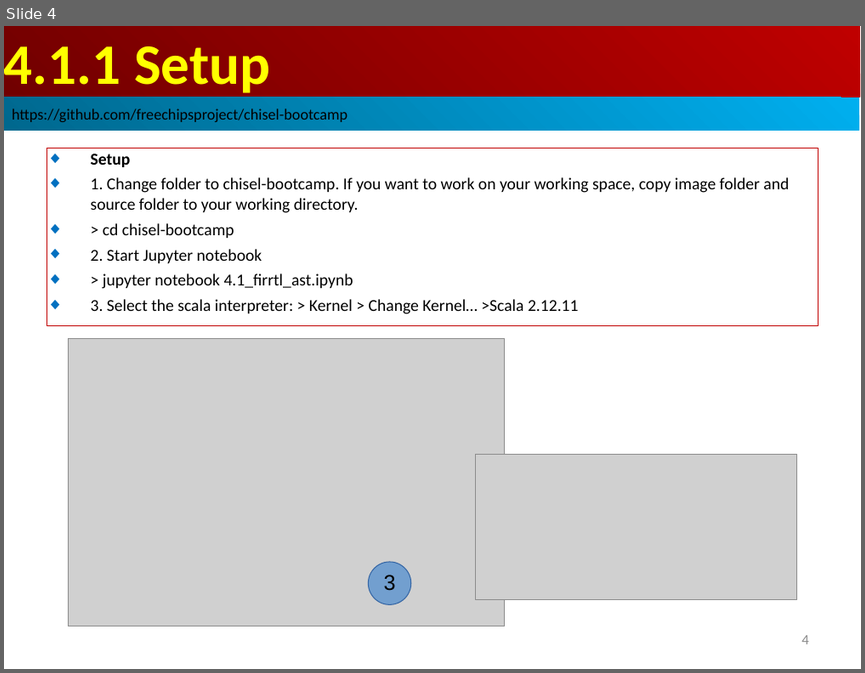
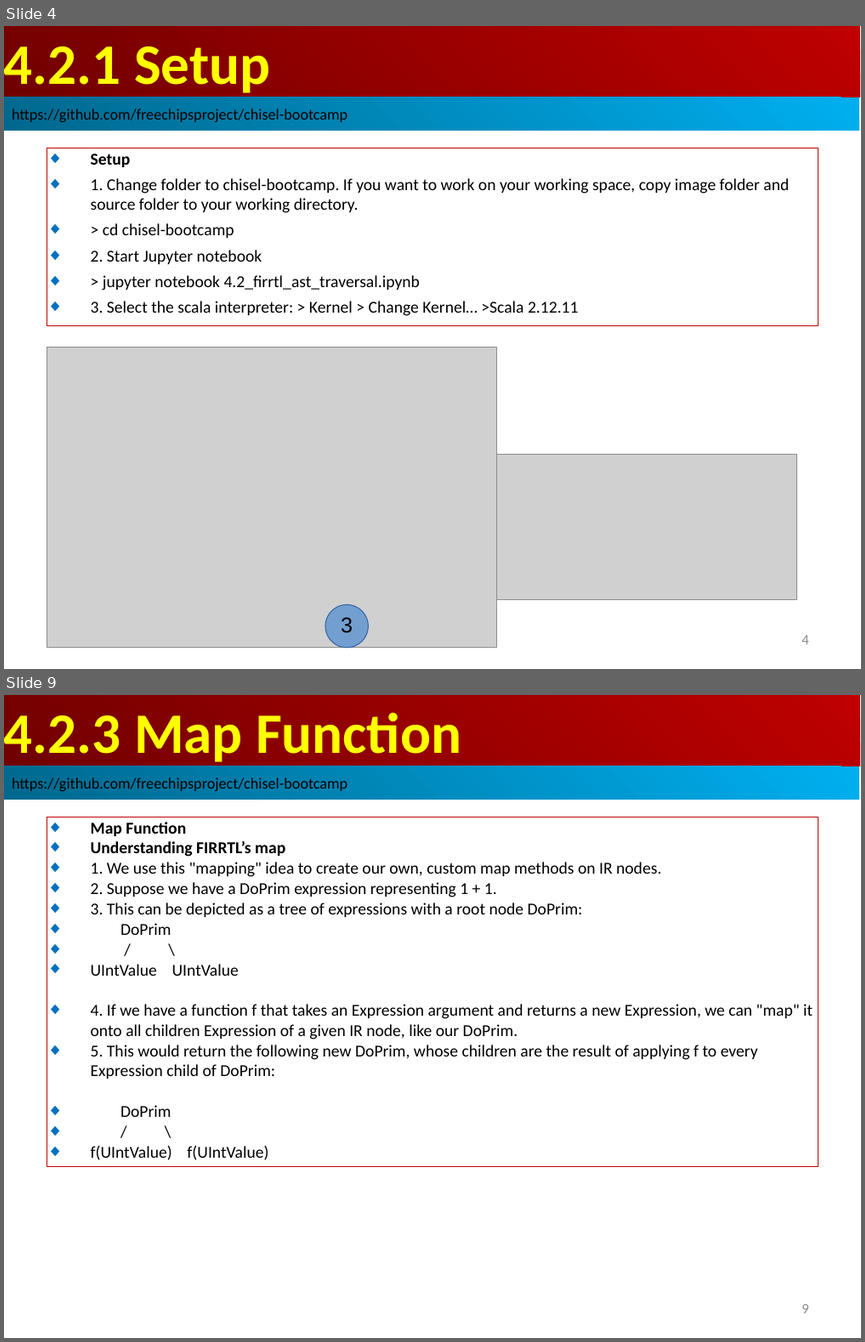
Before and after one commit to peterhchen/AIU_CS800_Chisel, a slide deck: 300_UCB_BC/004.2_Traverse_AST/000_Video/004.2_Traverse_AST.ppt. Shown one above the other, each under a label of ours: slide 4 before the commit, slides 4 and 9 after it; the slides between them are not shown. The pictures are 865x673 and 865x1342 pixels, drawn with LibreOffice and Linux fonts; fonts in the diff are those of the drawing; grey boxes stand for pictures. Boxes give left, top, right and bottom in pixels: in the first picture for what was removed or moved away, otherwise in the second. Text is boxed around its words. In the diff, an @@ line names an element or a change of style, - is before the commit and + after.

```diff
--- a/300_UCB_BC/004.2_Traverse_AST/000_Video/004.2_Traverse_AST.ppt
+++ b/300_UCB_BC/004.2_Traverse_AST/000_Video/004.2_Traverse_AST.ppt
@@ slide 9 added at [4,695,861,1338], background #FFFFFF @@
@@ rectangle added at [4,695,860,766], fill gradient #BF0000 to #710000, 48 pt, text #FFFF00, bold @@
+4.2.3 Map Function
@@ rectangle added at [4,766,859,800], fill gradient #00AFEF to #00688E, 13 pt, text #000000 @@
+https://github.com/freechipsproject/chisel-bootcamp
@@ rectangle added at [46,817,818,1166], outline #C00000 0.74 pt, 14 pt, text #000000 @@
+◆ Map Function
+◆ Understanding FIRRTL’s map
+◆ 1. We use this "mapping" idea to create our own, custom map methods on IR nodes.
+◆ 2. Suppose we have a DoPrim expression representing 1 + 1.
+◆ 3. This can be depicted as a tree of expressions with a root node DoPrim:
+◆ DoPrim
+◆ / \
+◆ UIntValue UIntValue
+◆ 4. If we have a function f that takes an Expression argument and returns a new Expression, we can "map" it onto all children Expression of a given IR node, like our DoPrim.
+◆ 5. This would return the following new DoPrim, whose children are the result of applying f to every Expression child of DoPrim:
+◆ DoPrim
+◆ / \
+◆ f(UIntValue) f(UIntValue)
@@ page number added at [801,1304,808,1313], 12 pt, text #8B8B8B @@
+9
@@ slide 4 changed as well @@
@@ text in rectangle at [4,46,270,98]: text changed @@
-4.1.1 Setup
+4.2.1 Setup
@@ text in rectangle at [103,275,420,290]: text changed @@
-◆ > jupyter notebook 4.1_firrtl_ast.ipynb
+◆ > jupyter notebook 4.2_firrtl_ast_traversal.ipynb
@@ picture: place and size @@
-picture at [69,339,505,626]
+picture at [46,346,497,647]
@@ ellipse "3": place and size @@
-ellipse "3" at [368,562,411,604]
+ellipse "3" at [325,604,368,647]
```
Also in this commit, not shown: 2 other slides changed, 9 other slides added, 2 slides removed.
